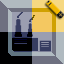
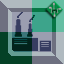
Revision of a layered 64×64 image; what changed, layer by layer:
renamed "Layer 12" to "Layer 14", painted on it over [46, 0, 64, 18]
painted on "Layer 6" over [0, 0, 64, 64]
